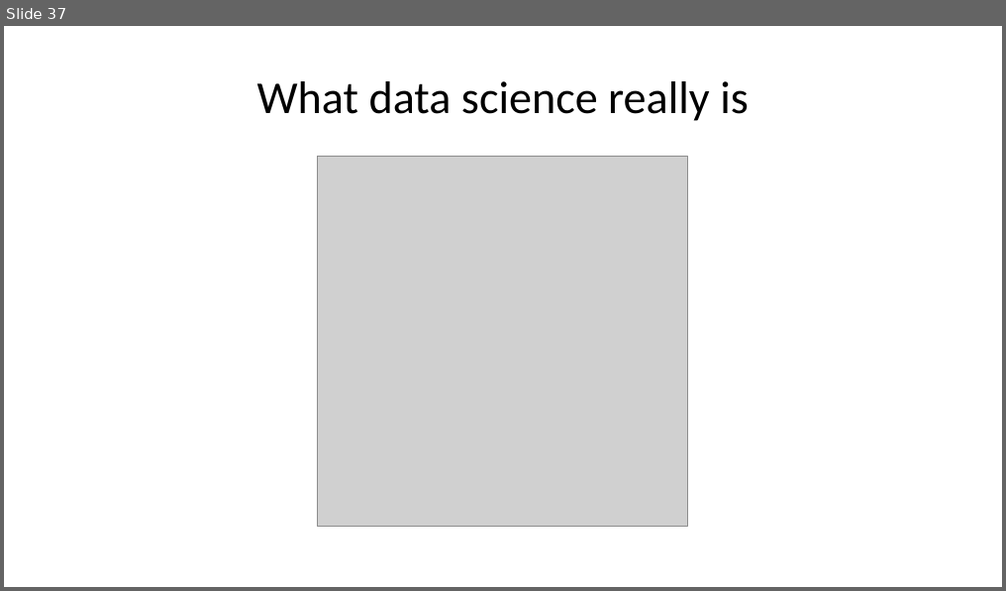
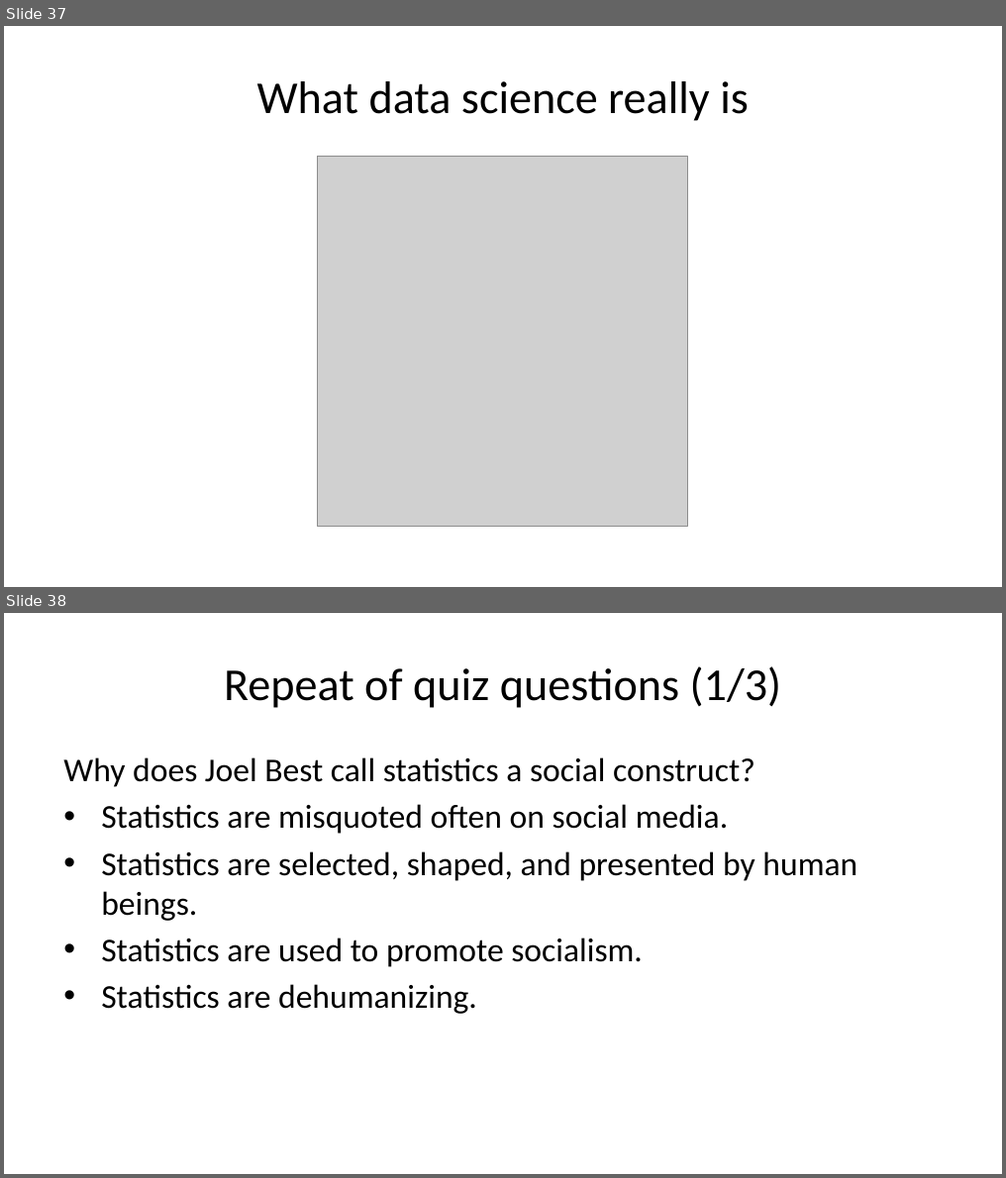
Before and after one commit to pmean/talks, a slide deck: dark-side/2022-talk.pptx. Shown one above the other, each under a label of ours: slide 37 before the commit, slides 37 and 38 after it. The pictures are 1006x591 and 1006x1178 pixels, drawn with LibreOffice and Linux fonts; fonts in the diff are those of the drawing; grey boxes stand for pictures. Boxes give left, top, right and bottom in pixels: in the first picture for what was removed or moved away, otherwise in the second. Text is boxed around its words. In the diff, an @@ line names an element or a change of style, - is before the commit and + after.

```diff
--- a/dark-side/2022-talk.pptx
+++ b/dark-side/2022-talk.pptx
@@ slide 38 added at [4, 613, 1002, 1174], background #FFFFFF @@
@@ title added at [224, 666, 782, 708], 33 pt, text #000000 @@
+Repeat of quiz questions (1/3)
@@ text added at [63, 758, 857, 1014], 24 pt, text #000000 @@
+Why does Joel Best call statistics a social construct?
+• Statistics are misquoted often on social media.
+• Statistics are selected, shaped, and presented by human beings.
+• Statistics are used to promote socialism.
+• Statistics are dehumanizing.
```
Also in this commit, not shown: 2 slides changed, 3 other slides added, 1 slide removed, 1 other file.
